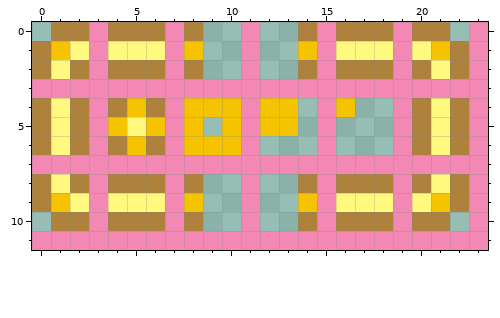
Two states of a pixel-art sprite, Content/Items/Weapons/Ranged/Magpie/MagpieLock.png. Above is the file before it was changed.
The file is 48x24 pixels, drawn in blocks of 2x2; one block is one cell here.
Once edited:
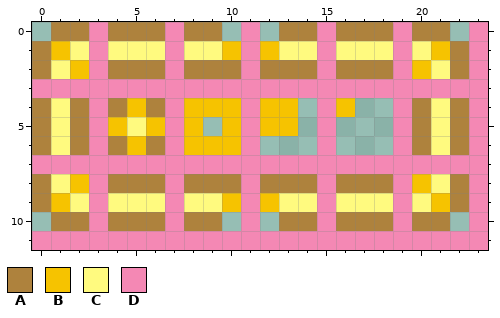
Palette (. is transparent): A #ae823d  B #f6c300  C #fffa7f  D #f488b4
From old to new:
y 0: x 9 . -> A; x 13 . -> A
y 1: x 8..10 B.. -> CCB; x 12..14 ..B -> BCC
y 2: x 2 A -> B; x 9..10 .. -> AA; x 12..13 .. -> AA; x 20 A -> B
y 8: x 2 A -> B; x 9..10 .. -> AA; x 12..13 .. -> AA; x 20 A -> B
y 9: x 8..10 B.. -> CCB; x 12..14 ..B -> BCC
y 10: x 9 . -> A; x 13 . -> A
Changed places in both pictures, as pixel boxes (x1, y1, x2, y2):
changed: (184, 22, 317, 79)
changed: (70, 60, 89, 79)
changed: (412, 60, 431, 79)
changed: (70, 174, 89, 193)
changed: (184, 174, 317, 231)
changed: (412, 174, 431, 193)
